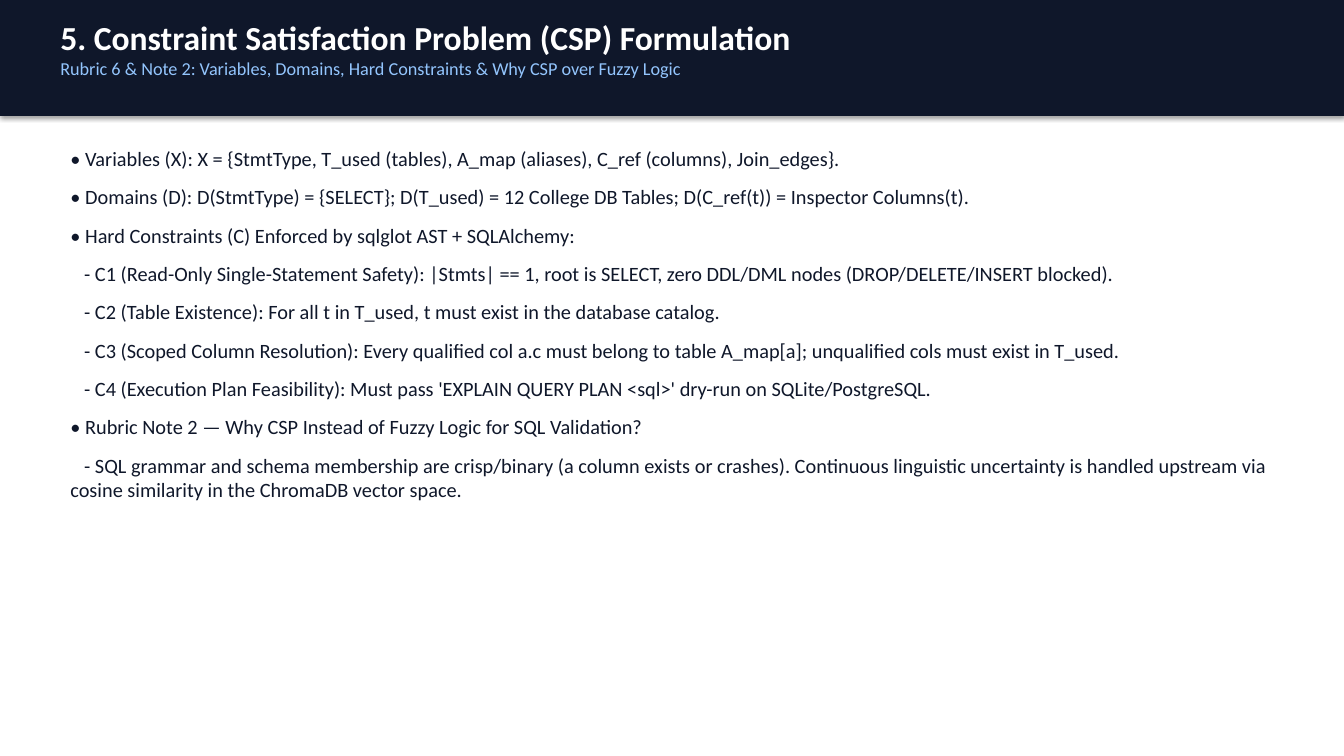
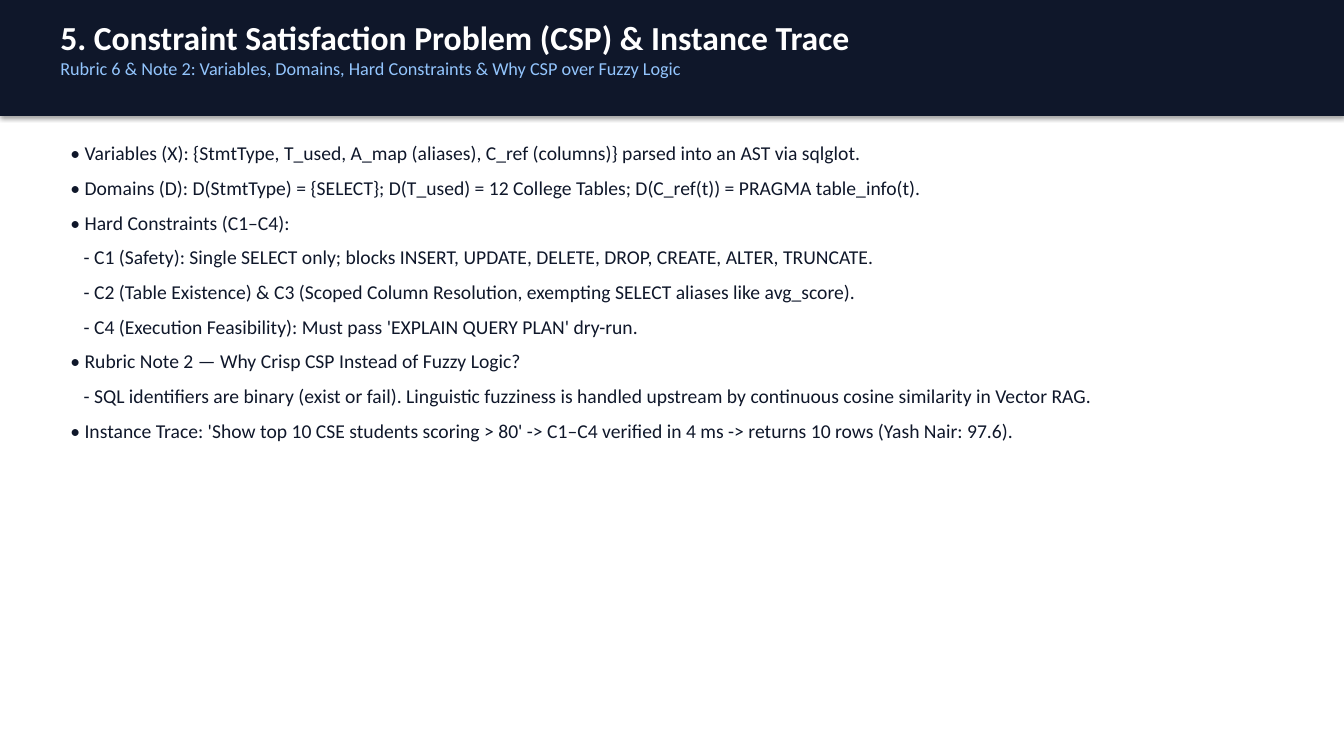
Before and after one commit to DeveshYadav85/text-to-sql, a slide deck: slide 6 of docs/Agentic_Text_to_SQL_Presentation.pptx. Drawn at 1344x756 pixels with LibreOffice and Linux fonts; fonts in the diff are those of the drawing. Boxes give left, top, right and bottom in pixels: in the first picture for what was removed or moved away, otherwise in the second. Text is boxed around its words. In the diff, an @@ line names an element or a change of style, - is before the commit and + after.

Commit message:
Update Project Report, Literature Table, and Presentation with complete Build Guide sections, code listings, and 6-way ablation study

```diff
--- a/docs/Agentic_Text_to_SQL_Presentation.pptx
+++ b/docs/Agentic_Text_to_SQL_Presentation.pptx
@@ text at (60,25,850,55): text changed @@
-5. Constraint Satisfaction Problem (CSP) Formulation
+5. Constraint Satisfaction Problem (CSP) & Instance Trace
@@ text at (85,146,1091,442): text changed; size 14.5 to 14 pt @@
-• Variables (X): X = {StmtType, T_used (tables), A_map (aliases), C_ref (columns), Join_edges}.
-• Domains (D): D(StmtType) = {SELECT}; D(T_used) = 12 College DB Tables; D(C_ref(t)) = Inspector Columns(t).
-• Hard Constraints (C) Enforced by sqlglot AST + SQLAlchemy:
-- C1 (Read-Only Single-Statement Safety): |Stmts| == 1, root is SELECT, zero DDL/DML nodes (DROP/DELETE/INSERT blocked).
-- C2 (Table Existence): For all t in T_used, t must exist in the database catalog.
-- C3 (Scoped Column Resolution): Every qualified col a.c must belong to table A_map[a]; unqualified cols must exist in T_used.
-- C4 (Execution Plan Feasibility): Must pass 'EXPLAIN QUERY PLAN <sql>' dry-run on SQLite/PostgreSQL.
-• Rubric Note 2 — Why CSP Instead of Fuzzy Logic for SQL Validation?
-- SQL grammar and schema membership are crisp/binary (a column exists or crashes). Continuous linguistic uncertainty is handled upstream via cosine similarity in the ChromaDB vector space.
+• Variables (X): {StmtType, T_used, A_map (aliases), C_ref (columns)} parsed into an AST via sqlglot.
+• Domains (D): D(StmtType) = {SELECT}; D(T_used) = 12 College Tables; D(C_ref(t)) = PRAGMA table_info(t).
+• Hard Constraints (C1–C4):
+- C1 (Safety): Single SELECT only; blocks INSERT, UPDATE, DELETE, DROP, CREATE, ALTER, TRUNCATE.
+- C2 (Table Existence) & C3 (Scoped Column Resolution, exempting SELECT aliases like avg_score).
+- C4 (Execution Feasibility): Must pass 'EXPLAIN QUERY PLAN' dry-run.
+• Rubric Note 2 — Why Crisp CSP Instead of Fuzzy Logic?
+- SQL identifiers are binary (exist or fail). Linguistic fuzziness is handled upstream by continuous cosine similarity in Vector RAG.
+• Instance Trace: 'Show top 10 CSE students scoring > 80' -> C1–C4 verified in 4 ms -> returns 10 rows (Yash Nair: 97.6).
```
Also in this commit, not shown: 10 other slides changed, 1 slide added, 1 slide removed, 5 other files.
